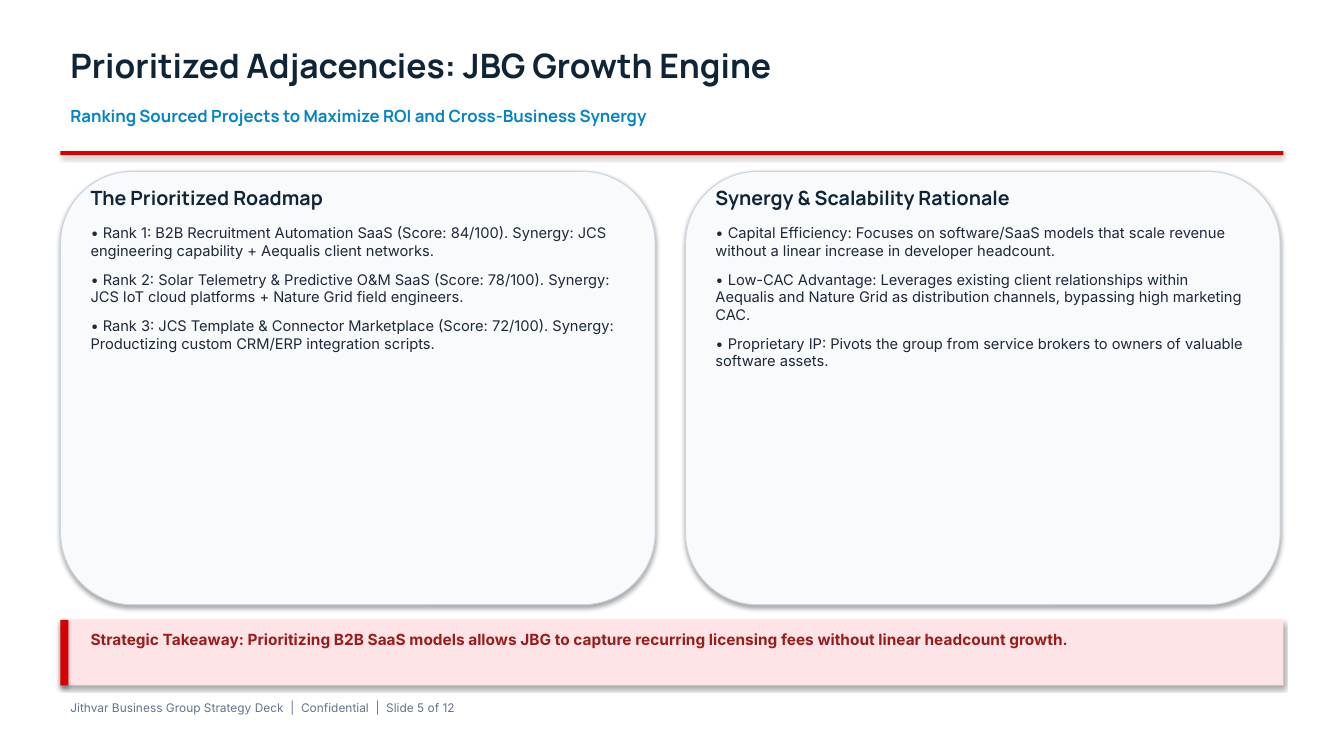
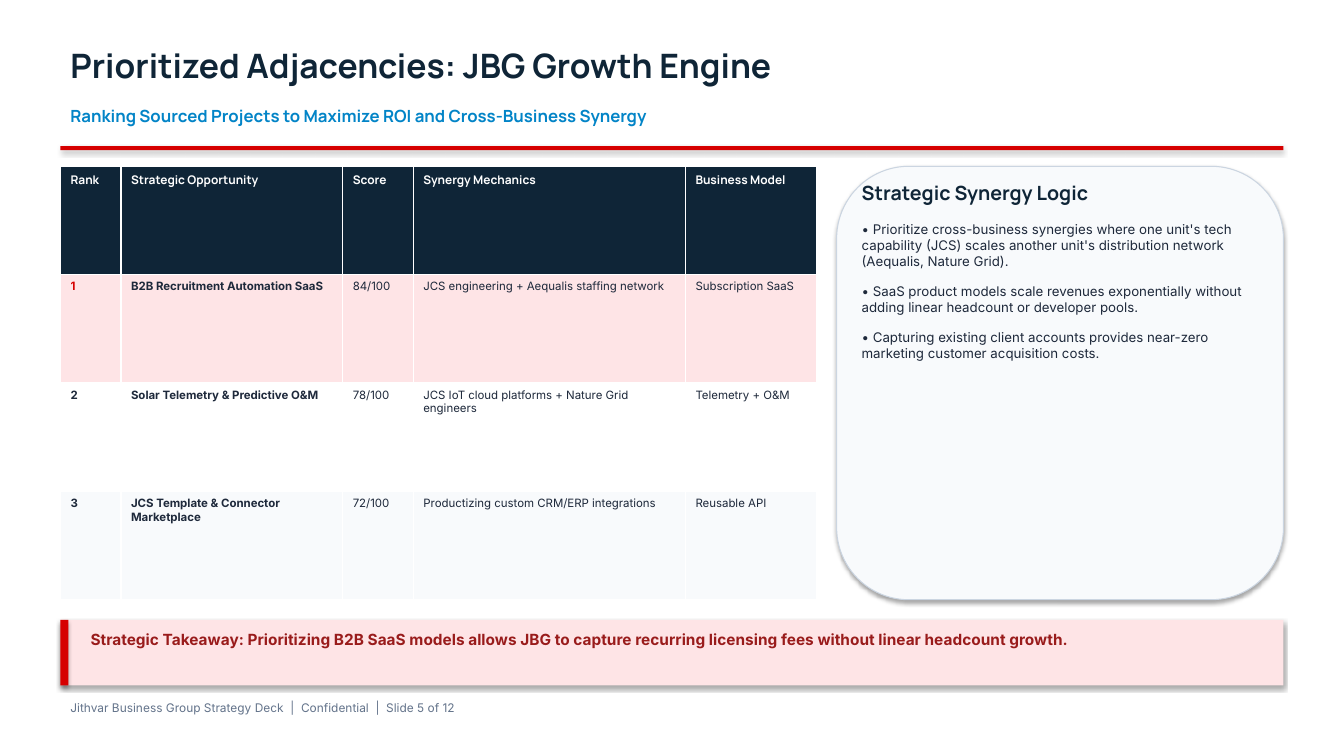
Before and after one commit to parikhniket655/JGB, a slide deck: slide 5 of documents/1_pitch_deck.pptx. Drawn at 1344x756 pixels with LibreOffice and Linux fonts; fonts in the diff are those of the drawing. Boxes give left, top, right and bottom in pixels: in the first picture for what was removed or moved away, otherwise in the second. Text is boxed around its words. In the diff, an @@ line names an element or a change of style, - is before the commit and + after.

Commit message:
Implement customized visual slide layouts (split tables, process maps, three-column grids, and comparison cards) for the PowerPoint and PDF presentations

```diff
--- a/documents/1_pitch_deck.pptx
+++ b/documents/1_pitch_deck.pptx
@@ rectangle: place and size @@
-rectangle at box(60, 151, 1284, 155)
+rectangle at box(60, 146, 1284, 150)
@@ rounded rectangle removed at box(60, 171, 655, 605) @@
@@ table added at box(60, 166, 817, 600), 4 rows, 5 columns @@
+Rank | Strategic Opportunity | Score | Synergy Mechanics | Business Model
+1 | B2B Recruitment Automation SaaS | 84/100 | JCS engineering + Aequalis staffing network | Subscription SaaS
+2 | Solar Telemetry & Predictive O&M | 78/100 | JCS IoT cloud platforms + Nature Grid engineers | Telemetry + O&M
+3 | JCS Template & Connector Marketplace | 72/100 | Productizing custom CRM/ERP integrations | Reusable API
@@ rounded rectangle: place and size @@
-rounded rectangle at box(686, 171, 1280, 605)
+rounded rectangle at box(837, 166, 1284, 600)
@@ text removed at box(91, 190, 613, 352) @@
-The Prioritized Roadmap
-• Rank 1: B2B Recruitment Automation SaaS (Score: 84/100). Synergy: JCS engineering capability + Aequalis client networks.
-• Rank 2: Solar Telemetry & Predictive O&M SaaS (Score: 78/100). Synergy: JCS IoT cloud platforms + Nature Grid field engineers.
-• Rank 3: JCS Template & Connector Marketplace (Score: 72/100). Synergy: Productizing custom CRM/ERP integration scripts.
@@ text removed at box(715, 190, 1243, 366) @@
-Synergy & Scalability Rationale
-• Capital Efficiency: Focuses on software/SaaS models that scale revenue without a linear increase in developer headcount.
-• Low-CAC Advantage: Leverages existing client relationships within Aequalis and Nature Grid as distribution channels, bypassing high marketing CAC.
-• Proprietary IP: Pivots the group from service brokers to owners of valuable software assets.
@@ text added at box(862, 182, 1241, 361), 9.5 pt, text #1E293B @@
+Strategic Synergy Logic
+• Prioritize cross-business synergies where one unit's tech capability (JCS) scales another unit's distribution network (Aequalis, Nature Grid).
+• SaaS product models scale revenues exponentially without adding linear headcount or developer pools.
+• Capturing existing client accounts provides near-zero marketing customer acquisition costs.
```
Also in this commit, not shown: 11 other slides changed, 1 other file.
